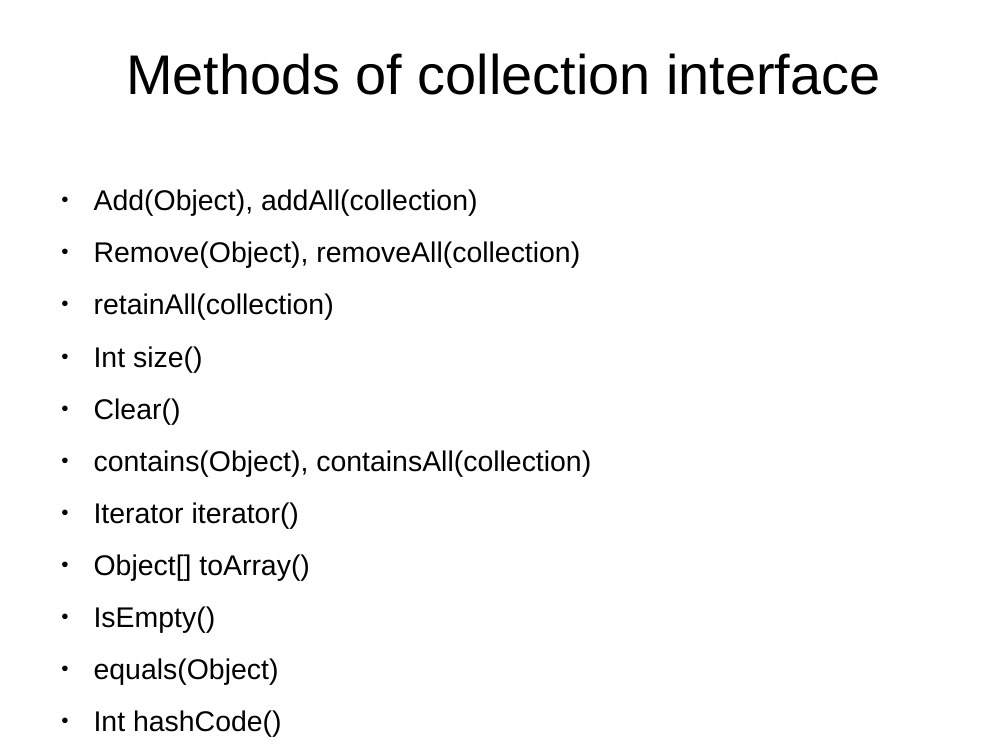
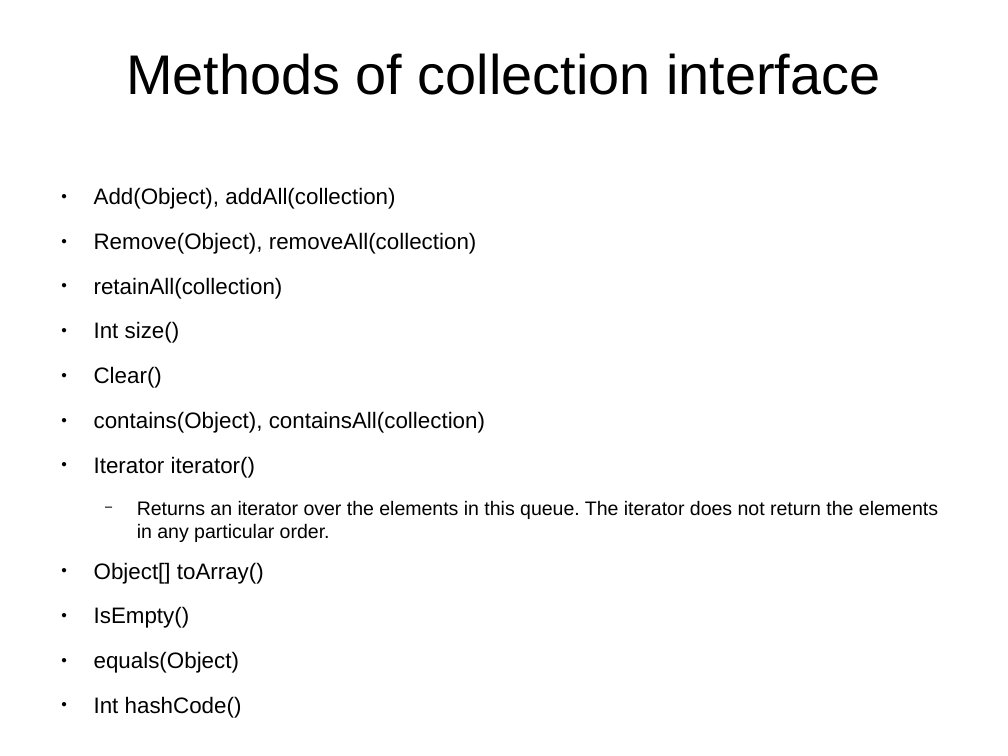
Before and after one commit to shikha-desai/Internship_PreWork, a slide deck: slide 26 of Java/Java_Notes.odp. Drawn at 1008x756 pixels with LibreOffice and Linux fonts; fonts in the diff are those of the drawing; background and template pictures are left out. Boxes give left, top, right and bottom in pixels: in the first picture for what was removed or moved away, otherwise in the second. Text is boxed around its words. In the diff, an @@ line names an element or a change of style, - is before the commit and + after.

Commit message:
Added Map collection in java

```diff
--- a/Java/Java_Notes.odp
+++ b/Java/Java_Notes.odp
@@ text at [94, 187, 485, 628]: size 22.4 to 17.6 pt in "Add(Object), addAll(collection)", "Remove(Object), removeAll(collection)", "retainAll(collection)", "Int size()" and 7 more places @@
@@ text at [137, 500, 938, 542]: paragraph added @@
+  − Returns an iterator over the elements in this queue. The iterator does not return the elements in any particular order.
```
Also in this commit, not shown: 6 slides added, 1 slide removed, 1 other file.
